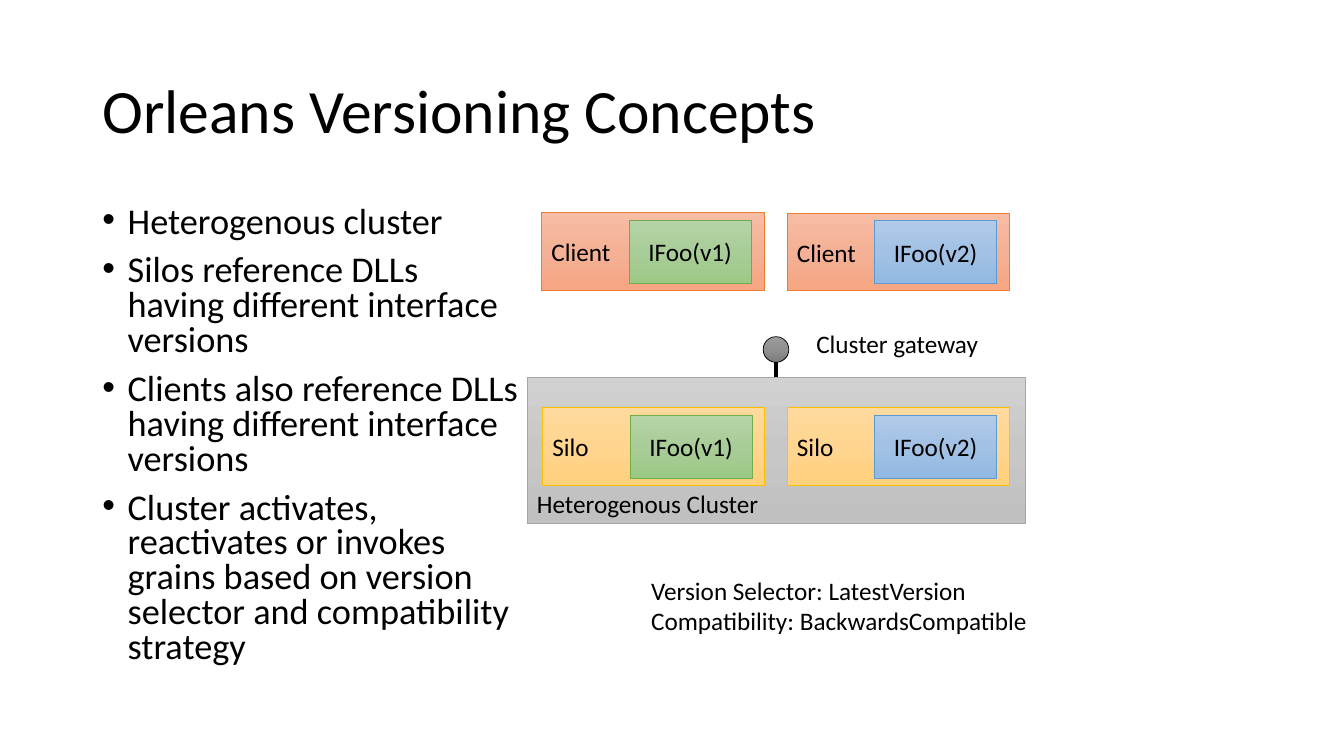
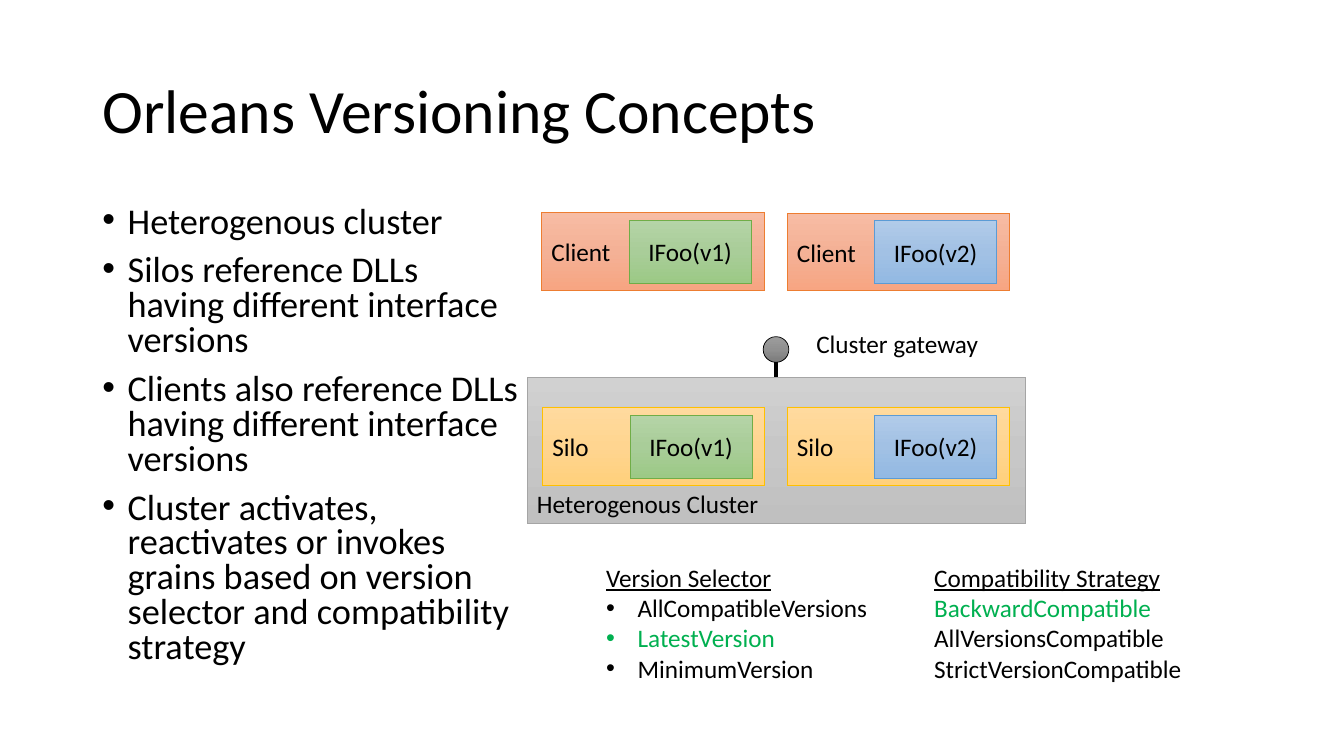
Before and after one commit to MarkNickeson/OrleansVersionAndDeploy, a slide deck: slide 3 of Orleans Versioning and Deployment.pptx. Drawn at 1344x756 pixels with LibreOffice and Linux fonts; fonts in the diff are those of the drawing. Boxes give left, top, right and bottom in pixels: in the first picture for what was removed or moved away, otherwise in the second. Text is boxed around its words. In the diff, an @@ line names an element or a change of style, - is before the commit and + after.

```diff
--- a/Orleans Versioning and Deployment.pptx
+++ b/Orleans Versioning and Deployment.pptx
@@ text at (606,569,867,679): text changed @@
-Version Selector: LatestVersion
-Compatibility: BackwardsCompatible
+Version Selector
+• AllCompatibleVersions
+• LatestVersion
+• MinimumVersion
@@ text added at (934,569,1181,682), 18 pt, text #000000 @@
+Compatibility Strategy
+BackwardCompatible
+AllVersionsCompatible
+StrictVersionCompatible
```
Also in this commit, not shown: 8 other slides changed, 1 slide added, 17 other files.
